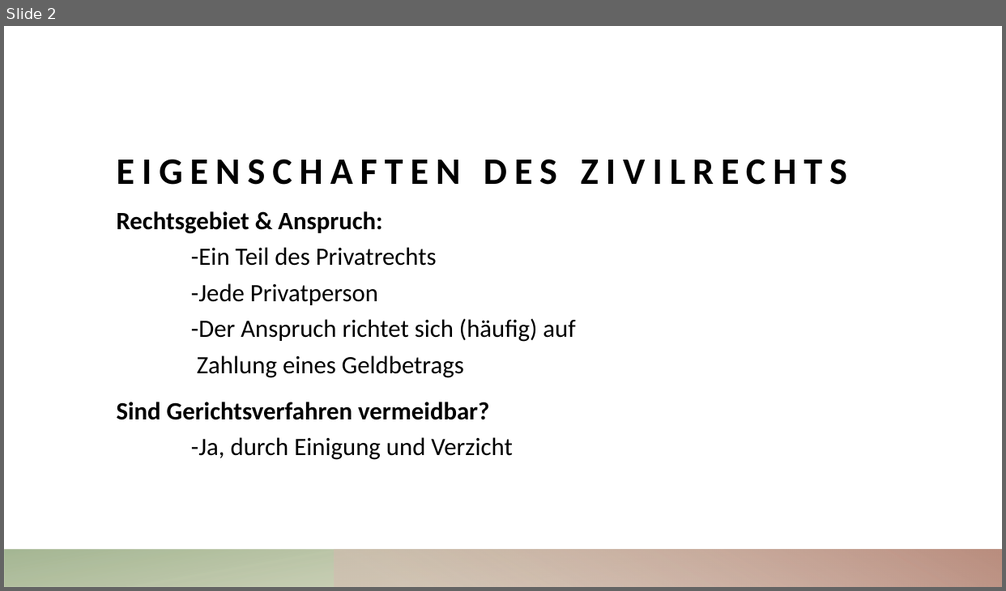
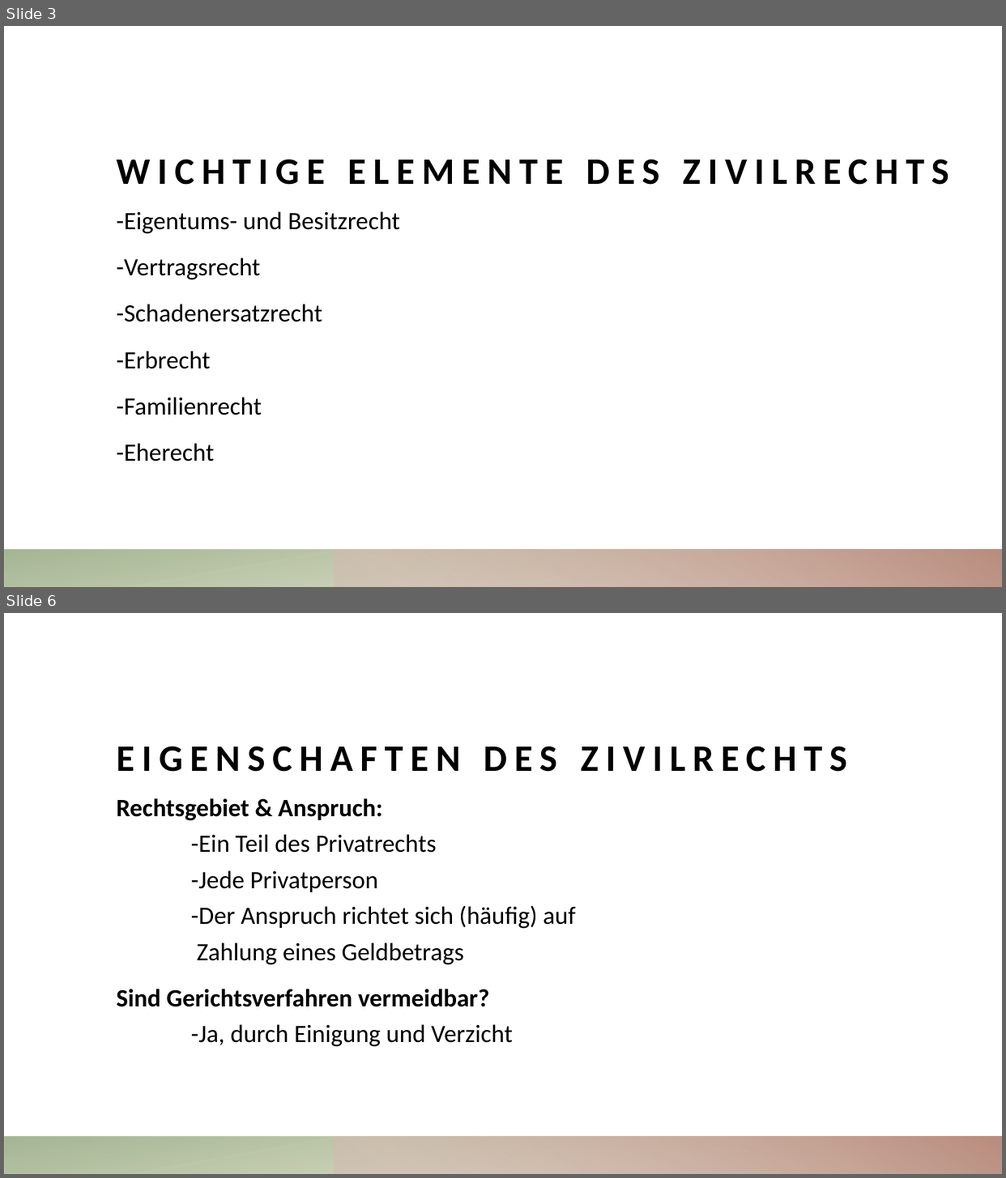
Before and after one commit to ArkonM/4CHIF, a slide deck: BWM - Werner Baumgartner/Zivilrecht.pptx. Shown one above the other, each under a label of ours: slide 2 before the commit, slides 3 and 6 after it; the slides between them are not shown. The pictures are 1006x591 and 1006x1178 pixels, drawn with LibreOffice and Linux fonts; fonts in the diff are those of the drawing. Boxes give left, top, right and bottom in pixels: in the first picture for what was removed or moved away, otherwise in the second. Text is boxed around its words. In the diff, an @@ line names an element or a change of style, - is before the commit and + after.

```diff
--- a/BWM - Werner Baumgartner/Zivilrecht.pptx
+++ b/BWM - Werner Baumgartner/Zivilrecht.pptx
@@ slide 3 added at bbox=[4, 26, 1002, 587], background #FFFFFF; not listed: 2 template elements that a slide beside it also shows @@
@@ title added at bbox=[117, 159, 949, 185], 36 pt, text #000000, bold @@
+WICHTIGE ELEMENTE DES ZIVILRECHTS
@@ text added at bbox=[117, 211, 400, 462], 24 pt, text #000000 @@
+-Eigentums- und Besitzrecht
+-Vertragsrecht
+-Schadenersatzrecht
+-Erbrecht
+-Familienrecht
+-Eherecht
@@ what was slide 2 is now slide 6 @@
```
Also in this commit, not shown: 1 slide changed, 4 other slides added, 1 other file.
